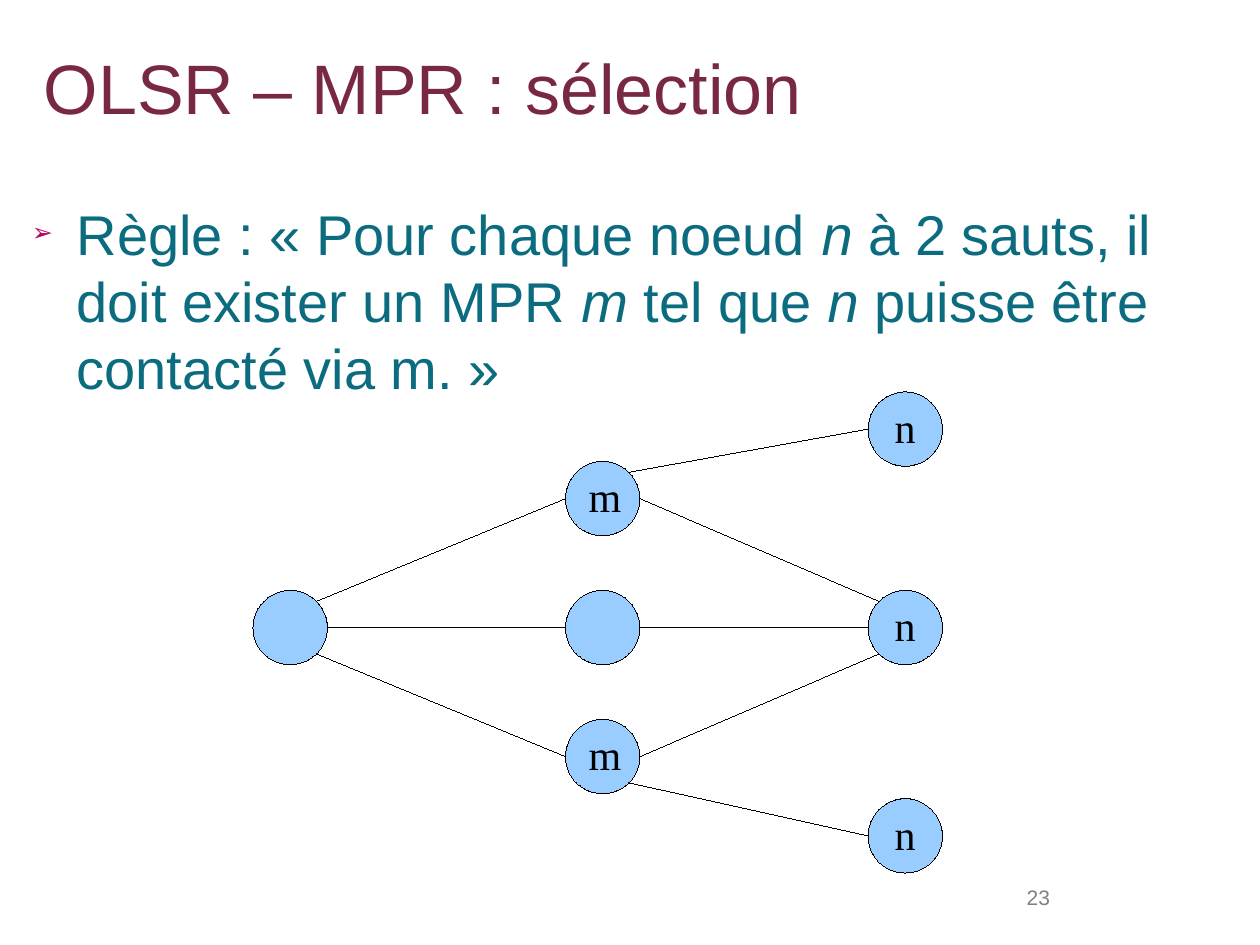
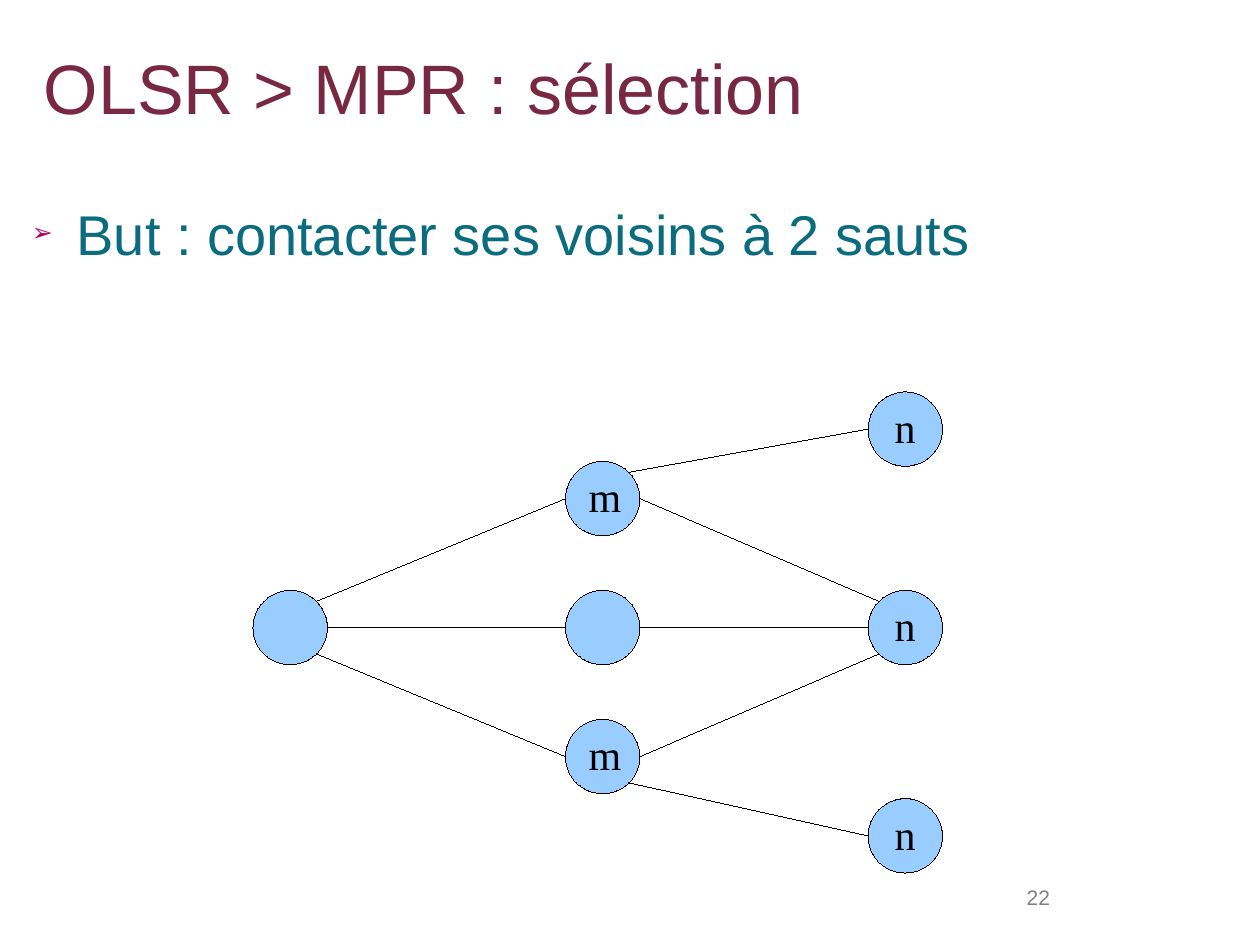
Before and after one commit to lbarbisan/adhoc, a slide deck: slide 22 of work/les_routages_adhoc.odp (slide 23 before the commit). Drawn at 1260x945 pixels with LibreOffice and Linux fonts; fonts in the diff are those of the drawing; background and template pictures are left out. Boxes give left, top, right and bottom in pixels: in the first picture for what was removed or moved away, otherwise in the second. Text is boxed around its words. In the diff, an @@ line names an element or a change of style, - is before the commit and + after.

```diff
--- a/work/les_routages_adhoc.odp
+++ b/work/les_routages_adhoc.odp
@@ title at (44,62,803,115): text changed @@
-OLSR – MPR : sélection
+OLSR > MPR : sélection
@@ text at (77,213,970,256): text changed @@
-➢ Règle : « Pour chaque noeud n à 2 sauts, il doit exister un MPR m tel que n puisse être contacté via m. »
+➢ But : contacter ses voisins à 2 sauts
@@ page number at (1027,890,1050,905): text changed @@
-23
+22
```
Also in this commit, not shown: 28 other slides changed, 1 slide removed, 1 other file.
